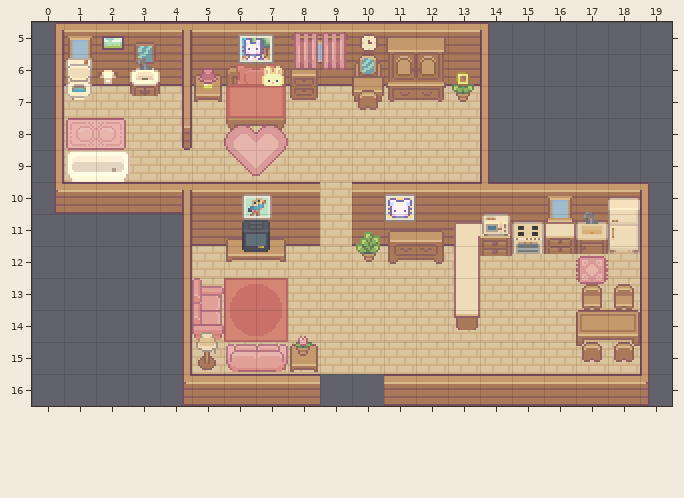
Tiled map (JSON), stored at assets/levels/house1.json. This is how it looked before the edit.
Cells are 16x16 px. Shown: x 0..19, y 5..16. Tiles whose own drawing changed are shown in their newer look in all pictures.
Once edited:
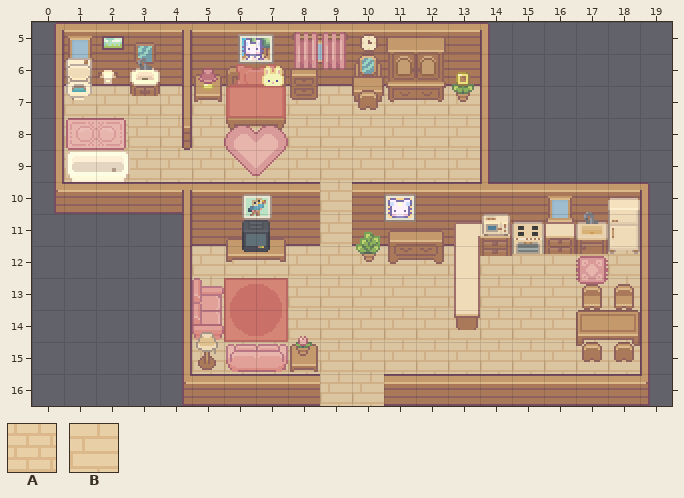
Key: from "house 1": A 2041, B 2043.
_ is an empty cell, . an unchanged one.
From old to new:
--- layer "floor"
@@ x 1..18 @@
- 7 AAAAAAAAAAAAA.....
- 8 A.AAAAAAAAAAA.....
- 9 A.AAAAAAAAAAA.....
-10 ........A.........
-11 ........A.........
-12 ....AAAAAAAAAAAAAA
-13 ....A..AAAAAAAAAAA
-14 ....A..AAAAAAAAAAA
-15 ....AAAAAAAAAAAAAA
-16 ........__........
+ 7 BBBBBBBBBBBBB.....
+ 8 B.BBBBBBBBBBB.....
+ 9 B.BBBBBBBBBBB.....
+10 ........B.........
+11 ........B.........
+12 ....BBBBBBBBBBBBBB
+13 ....B..BBBBBBBBBBB
+14 ....B..BBBBBBBBBBB
+15 ....BBBBBBBBBBBBBB
+16 ........BB........
Pixel boxes of the changes (left, top, right, bottom) in both pictures:
changed: (64, 86, 640, 406)
